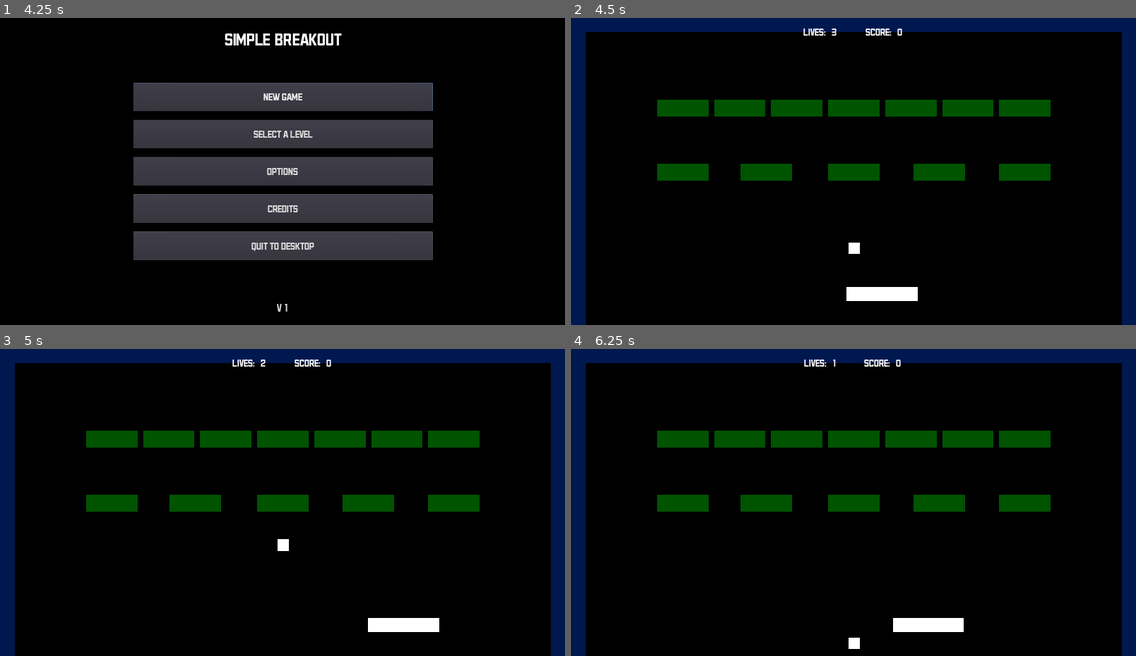
Above: before the commit, frames 1-4 (two rows, left to right).
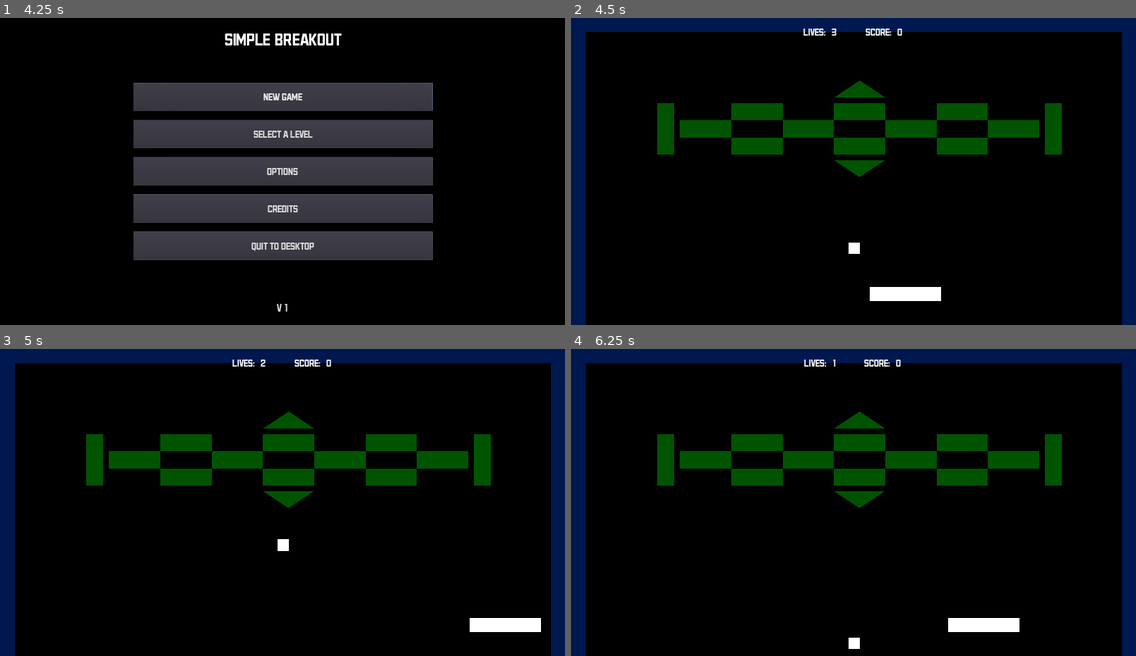
Above: after the commit, the same moments.

Repository: AlixBarreaux/simple-breakout
Game: Godot game, scene res://Scenes/GUI/MainMenu.tscn
Same seed, same stepped clock (60 frames per second), same inputs: the game is played once before the commit and once after it. The engine's default icon, where the game draws it, is replaced by a stand-in: a white triangle on a blue panel in a dark square.
Inputs:
- Up to frame 1 (4.25 s): click "new game" at 0.5 s; click "new game" at 1.25 s; click "select a level" at 2 s; click "options" at 2.75 s; click "credits" at 3.5 s
- Up to frame 2 (4.5 s): tap Enter at 4.25 s; hold D (move_right) from 4.28 s (still down); tap Space (launch_ball) at 4.35 s
- Up to frame 3 (5 s): keep holding D (move_right)
- Up to frame 4 (6.25 s): release D (move_right) at 5.03 s; hold Q (move_left) 5.03-5.78 s; tap Space (launch_ball) at 5.1, 5.85 s; hold D (move_right) from 5.78 s (still down)

Frame 1 is identical in both runs. In frame 2, 10% of the frame differs, in the area x 15-87%, y 20-93%; in frame 3, 11%, in the area x 15-96%, y 20-93%; in frame 4, 11%.

Commit message:
Modify the Paddle's move speed and make some levels. Also use some triangular bricks in the first level.

Diff:
--- a/Scenes/Bricks/BrickHealth.tscn
+++ b/Scenes/Bricks/BrickHealth.tscn
@@ -9,6 +9,7 @@
 
 [node name="HealthManager" parent="." index="0" instance=ExtResource( 3 )]
 current_health = 2
+max_health = 2
 
 [node name="Polygon2D" parent="." index="1"]
 color = Color( 0.831373, 0, 0, 1 )
--- a/Scenes/Levels/Level.tscn
+++ b/Scenes/Levels/Level.tscn
@@ -68,7 +68,6 @@
 
 [node name="Paddle" parent="Paddles" instance=ExtResource( 11 )]
 position = Vector2( 991.326, 996.533 )
-current_speed = 650
 
 [node name="Balls" parent="." instance=ExtResource( 1 )]
 
--- a/Scenes/Levels/Level1.tscn
+++ b/Scenes/Levels/Level1.tscn
@@ -7,44 +7,68 @@
 [node name="Level1" instance=ExtResource( 1 )]
 next_level_to_load_path = "res://Scenes/Levels/Level2.tscn"
 
-[node name="Brick2" parent="Bricks" index="0" instance=ExtResource( 2 )]
-position = Vector2( 300, 288 )
+[node name="Brick" parent="Bricks" index="0" instance=ExtResource( 2 )]
+position = Vector2( 380, 360 )
 
-[node name="Brick3" parent="Bricks" index="1" instance=ExtResource( 2 )]
-position = Vector2( 500, 288 )
+[node name="Brick2" parent="Bricks" index="1" instance=ExtResource( 2 )]
+position = Vector2( 560, 420 )
 
-[node name="Brick4" parent="Bricks" index="2" instance=ExtResource( 2 )]
-position = Vector2( 700, 288 )
+[node name="Brick3" parent="Bricks" index="2" instance=ExtResource( 2 )]
+position = Vector2( 920, 420 )
 
-[node name="Brick5" parent="Bricks" index="3" instance=ExtResource( 2 )]
-position = Vector2( 900, 288 )
+[node name="Brick4" parent="Bricks" index="3" instance=ExtResource( 2 )]
+position = Vector2( 740, 360 )
 
-[node name="Brick6" parent="Bricks" index="4" instance=ExtResource( 2 )]
-position = Vector2( 1100, 288 )
+[node name="Brick7" parent="Bricks" index="4" instance=ExtResource( 2 )]
+position = Vector2( 560, 300 )
 
-[node name="Brick7" parent="Bricks" index="5" instance=ExtResource( 2 )]
-position = Vector2( 1300, 288 )
+[node name="Brick9" parent="Bricks" index="5" instance=ExtResource( 2 )]
+position = Vector2( 920, 300 )
 
-[node name="Brick8" parent="Bricks" index="6" instance=ExtResource( 2 )]
-position = Vector2( 1500, 288 )
+[node name="Brick10" parent="Bricks" index="6" instance=ExtResource( 2 )]
+position = Vector2( 1280, 300 )
 
-[node name="Brick9" parent="Bricks" index="7" instance=ExtResource( 2 )]
-position = Vector2( 300, 512 )
+[node name="Brick5" parent="Bricks" index="7" instance=ExtResource( 2 )]
+position = Vector2( 1100, 360 )
 
-[node name="Brick11" parent="Bricks" index="8" instance=ExtResource( 2 )]
-position = Vector2( 592, 512 )
+[node name="Brick6" parent="Bricks" index="8" instance=ExtResource( 2 )]
+position = Vector2( 1280, 420 )
 
-[node name="Brick12" parent="Bricks" index="9" instance=ExtResource( 2 )]
-position = Vector2( 900, 512 )
+[node name="Brick8" parent="Bricks" index="9" instance=ExtResource( 2 )]
+position = Vector2( 1460, 360 )
 
-[node name="Brick13" parent="Bricks" index="10" instance=ExtResource( 2 )]
-position = Vector2( 1200, 512 )
+[node name="Brick11" parent="Bricks" index="10" instance=ExtResource( 2 )]
+position = Vector2( 1720, 300 )
+rotation = 1.5708
 
-[node name="Brick15" parent="Bricks" index="11" instance=ExtResource( 2 )]
-position = Vector2( 1500, 512 )
+[node name="Brick12" parent="Bricks" index="11" instance=ExtResource( 2 )]
+position = Vector2( 360, 300 )
+rotation = 1.5708
+
+[node name="TriangleBrick13" parent="Bricks" index="12" instance=ExtResource( 2 )]
+position = Vector2( 1100, 560 )
+rotation = -3.14159
+
+[node name="Polygon2D" parent="Bricks/TriangleBrick13" index="0"]
+polygon = PoolVector2Array( 0, 60, 180, 60, 90, 0 )
+
+[node name="CollisionPolygon2D" parent="Bricks/TriangleBrick13" index="1"]
+polygon = PoolVector2Array( 90, 0, 0, 60, 180, 60 )
+
+[node name="TriangleBrick14" parent="Bricks" index="13" instance=ExtResource( 2 )]
+position = Vector2( 920, 220 )
+rotation = -6.28319
+
+[node name="Polygon2D" parent="Bricks/TriangleBrick14" index="0"]
+polygon = PoolVector2Array( 0, 60, 180, 60, 90, 0 )
+
+[node name="CollisionPolygon2D" parent="Bricks/TriangleBrick14" index="1"]
+polygon = PoolVector2Array( 90, 0, 0, 60, 180, 60 )
 
 [node name="Music" parent="." index="6"]
 stream = ExtResource( 5 )
 autoplay = true
 
+[editable path="Bricks/TriangleBrick13"]
+[editable path="Bricks/TriangleBrick14"]
 [editable path="Balls"]
--- a/Scenes/Levels/Level2.tscn
+++ b/Scenes/Levels/Level2.tscn
@@ -5,36 +5,99 @@
 [ext_resource path="res://Scenes/Bricks/BrickHealth.tscn" type="PackedScene" id=4]
 
 [node name="Level2" instance=ExtResource( 1 )]
-next_level_to_load_path = "res://Scenes/Levels/LevelTest.tscn"
+next_level_to_load_path = "res://Scenes/Levels/Level3.tscn"
 
-[node name="Brick" parent="Bricks" index="0" instance=ExtResource( 2 )]
-position = Vector2( 100, 160 )
+[node name="BrickHealth" parent="Bricks" index="0" instance=ExtResource( 4 )]
+position = Vector2( 710, 220 )
 
-[node name="Brick2" parent="Bricks" index="1" instance=ExtResource( 2 )]
-position = Vector2( 300, 160 )
+[node name="BrickHealth2" parent="Bricks" index="1" instance=ExtResource( 4 )]
+position = Vector2( 900, 220 )
 
-[node name="Brick3" parent="Bricks" index="2" instance=ExtResource( 2 )]
-position = Vector2( 500, 160 )
+[node name="BrickHealth3" parent="Bricks" index="2" instance=ExtResource( 4 )]
+position = Vector2( 1090, 220 )
 
-[node name="Brick4" parent="Bricks" index="3" instance=ExtResource( 2 )]
-position = Vector2( 700, 160 )
+[node name="Brick" parent="Bricks" index="3" instance=ExtResource( 2 )]
+position = Vector2( 900, 570 )
 
-[node name="Brick5" parent="Bricks" index="4" instance=ExtResource( 2 )]
-position = Vector2( 900, 160 )
+[node name="Brick2" parent="Bricks" index="4" instance=ExtResource( 2 )]
+position = Vector2( 900, 500 )
 
-[node name="Brick6" parent="Bricks" index="5" instance=ExtResource( 2 )]
-position = Vector2( 1100, 160 )
+[node name="Brick3" parent="Bricks" index="5" instance=ExtResource( 2 )]
+position = Vector2( 900, 430 )
 
-[node name="Brick7" parent="Bricks" index="6" instance=ExtResource( 2 )]
-position = Vector2( 1300, 160 )
+[node name="Brick4" parent="Bricks" index="6" instance=ExtResource( 2 )]
+position = Vector2( 900, 360 )
 
-[node name="Brick8" parent="Bricks" index="7" instance=ExtResource( 2 )]
-position = Vector2( 1500, 160 )
+[node name="Brick5" parent="Bricks" index="7" instance=ExtResource( 2 )]
+position = Vector2( 900, 290 )
 
-[node name="Brick9" parent="Bricks" index="8" instance=ExtResource( 2 )]
-position = Vector2( 1700, 160 )
+[node name="Brick8" parent="Bricks" index="8" instance=ExtResource( 2 )]
+position = Vector2( 710, 290 )
 
-[node name="BrickHealth" parent="Bricks" index="9" instance=ExtResource( 4 )]
-position = Vector2( 900, 510 )
+[node name="Brick9" parent="Bricks" index="9" instance=ExtResource( 2 )]
+position = Vector2( 710, 360 )
 
+[node name="Brick10" parent="Bricks" index="10" instance=ExtResource( 2 )]
+position = Vector2( 710, 430 )
+
+[node name="Brick11" parent="Bricks" index="11" instance=ExtResource( 2 )]
+position = Vector2( 710, 500 )
+
+[node name="Brick12" parent="Bricks" index="12" instance=ExtResource( 2 )]
+position = Vector2( 710, 570 )
+
+[node name="Brick13" parent="Bricks" index="13" instance=ExtResource( 2 )]
+position = Vector2( 1090, 570 )
+
+[node name="Brick14" parent="Bricks" index="14" instance=ExtResource( 2 )]
+position = Vector2( 1090, 500 )
+
+[node name="Brick15" parent="Bricks" index="15" instance=ExtResource( 2 )]
+position = Vector2( 1090, 430 )
+
+[node name="Brick16" parent="Bricks" index="16" instance=ExtResource( 2 )]
+position = Vector2( 1090, 360 )
+
+[node name="Brick17" parent="Bricks" index="17" instance=ExtResource( 2 )]
+position = Vector2( 1090, 290 )
+
+[node name="Brick18" parent="Bricks" index="18" instance=ExtResource( 2 )]
+position = Vector2( 1280, 290 )
+
+[node name="Brick19" parent="Bricks" index="19" instance=ExtResource( 2 )]
+position = Vector2( 1280, 360 )
+
+[node name="Brick20" parent="Bricks" index="20" instance=ExtResource( 2 )]
+position = Vector2( 1280, 430 )
+
+[node name="Brick21" parent="Bricks" index="21" instance=ExtResource( 2 )]
+position = Vector2( 1470, 430 )
+
+[node name="Brick22" parent="Bricks" index="22" instance=ExtResource( 2 )]
+position = Vector2( 1470, 360 )
+
+[node name="Brick23" parent="Bricks" index="23" instance=ExtResource( 2 )]
+position = Vector2( 330, 430 )
+
+[node name="Brick24" parent="Bricks" index="24" instance=ExtResource( 2 )]
+position = Vector2( 330, 360 )
+
+[node name="Brick26" parent="Bricks" index="25" instance=ExtResource( 2 )]
+position = Vector2( 1280, 500 )
+
+[node name="Brick27" parent="Bricks" index="26" instance=ExtResource( 2 )]
+position = Vector2( 520, 290 )
+
+[node name="Brick28" parent="Bricks" index="27" instance=ExtResource( 2 )]
+position = Vector2( 520, 360 )
+
+[node name="Brick29" parent="Bricks" index="28" instance=ExtResource( 2 )]
+position = Vector2( 520, 430 )
+
+[node name="Brick30" parent="Bricks" index="29" instance=ExtResource( 2 )]
+position = Vector2( 520, 500 )
+
+[editable path="Bricks/BrickHealth"]
+[editable path="Bricks/BrickHealth2"]
+[editable path="Bricks/BrickHealth3"]
 [editable path="Balls"]
--- /dev/null
+++ b/Scenes/Levels/Level3.tscn
@@ -0,0 +1,44 @@
+[gd_scene load_steps=4 format=2]
+
+[ext_resource path="res://Scenes/Levels/Level.tscn" type="PackedScene" id=1]
+[ext_resource path="res://Scenes/Bricks/BrickHealth.tscn" type="PackedScene" id=2]
+[ext_resource path="res://Scenes/Bricks/Brick.tscn" type="PackedScene" id=3]
+
+[node name="Level3" instance=ExtResource( 1 )]
+next_level_to_load_path = "res://Scenes/Levels/LevelTest.tscn"
+
+[node name="Brick" parent="Bricks" index="0" instance=ExtResource( 3 )]
+position = Vector2( 100, 160 )
+
+[node name="Brick2" parent="Bricks" index="1" instance=ExtResource( 3 )]
+position = Vector2( 300, 160 )
+
+[node name="Brick3" parent="Bricks" index="2" instance=ExtResource( 3 )]
+position = Vector2( 500, 160 )
+
+[node name="Brick4" parent="Bricks" index="3" instance=ExtResource( 3 )]
+position = Vector2( 700, 160 )
+
+[node name="Brick5" parent="Bricks" index="4" instance=ExtResource( 3 )]
+position = Vector2( 900, 160 )
+
+[node name="Brick6" parent="Bricks" index="5" instance=ExtResource( 3 )]
+position = Vector2( 1100, 160 )
+
+[node name="Brick7" parent="Bricks" index="6" instance=ExtResource( 3 )]
+position = Vector2( 1300, 160 )
+
+[node name="Brick8" parent="Bricks" index="7" instance=ExtResource( 3 )]
+position = Vector2( 1500, 160 )
+
+[node name="Brick9" parent="Bricks" index="8" instance=ExtResource( 3 )]
+position = Vector2( 1700, 160 )
+
+[node name="BrickHealth" parent="Bricks" index="9" instance=ExtResource( 2 )]
+position = Vector2( 900, 510 )
+
+[node name="HealthManager" parent="Bricks/BrickHealth" index="0"]
+max_health = 2
+
+[editable path="Bricks/BrickHealth"]
+[editable path="Balls"]
--- a/Scenes/Levels/LevelTest.tscn
+++ b/Scenes/Levels/LevelTest.tscn
@@ -26,12 +26,17 @@
 [node name="Brick2" parent="Bricks" index="0" instance=ExtResource( 2 )]
 position = Vector2( 960, 740 )
 
-[node name="BrickTeleporting" parent="Bricks" index="1" instance=ExtResource( 3 )]
+[node name="BrickTeleporting" parent="Bricks" index="1" groups=[
+"bricks",
+] instance=ExtResource( 3 )]
 position = Vector2( 80, 80 )
 
 [node name="HealthManager" parent="Bricks/BrickTeleporting" index="0"]
 current_health = 5
 max_health = 5
+
+[node name="Polygon2D" parent="Bricks/BrickTeleporting" index="1"]
+polygon = PoolVector2Array( 0, 0, 0, 60, 180, 60, 180, 0 )
 
 [node name="TeleportingManager" parent="Bricks/BrickTeleporting" index="3"]
 teleport_randomly = false
--- a/Scenes/Paddle.tscn
+++ b/Scenes/Paddle.tscn
@@ -12,7 +12,6 @@
 __meta__ = {
 "_edit_group_": true
 }
-current_speed = 250
 
 [node name="CollisionShape2D" type="CollisionShape2D" parent="."]
 position = Vector2( 0, -25 )
--- a/Scripts/paddle.gd
+++ b/Scripts/paddle.gd
@@ -4,7 +4,7 @@
 
 # ----------------------------- DECLARE VARIABLES ------------------------------
 
-export var current_speed: int = 200
+export var current_speed: int = 1200
 
 var velocity: Vector2 = Vector2(0.0, 0.0)
 
